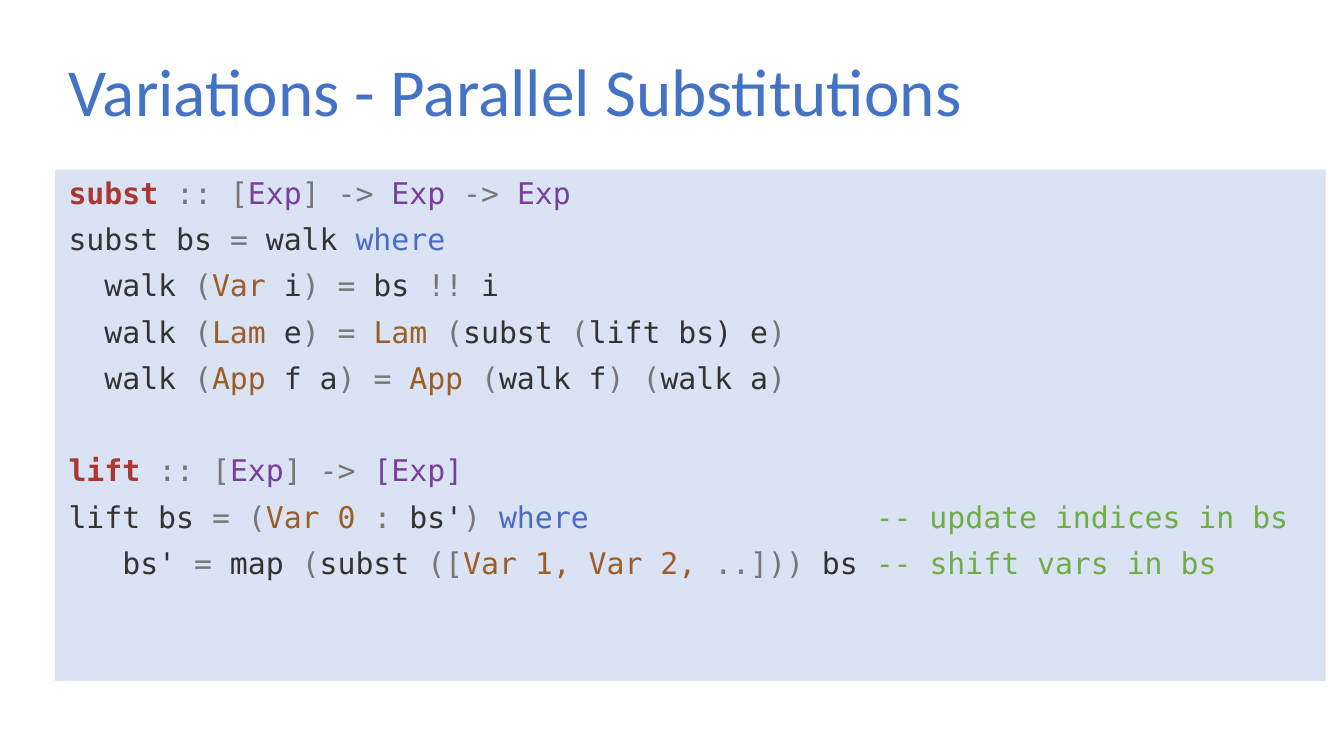
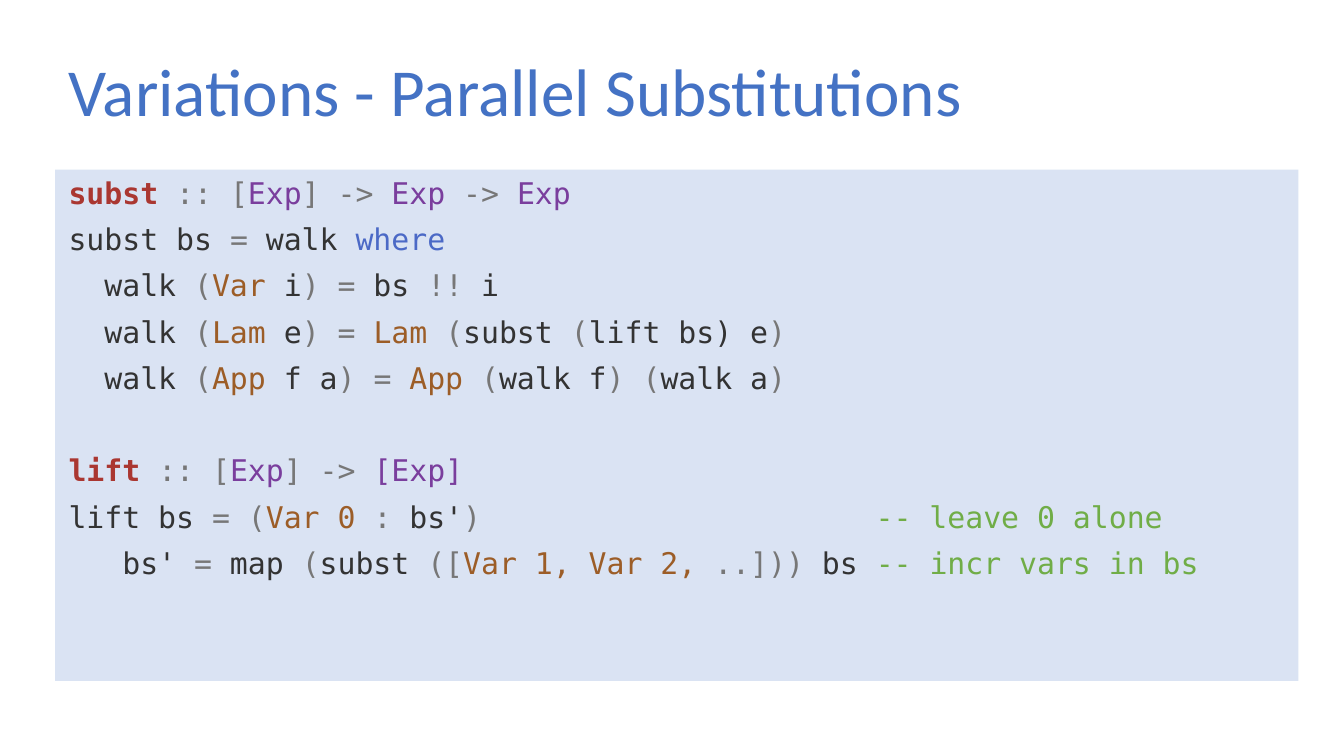
Before and after one commit to sweirich/lambda-n-ways, a slide deck: slide 16 of plclub-2021.pptx. Drawn at 1344x756 pixels with LibreOffice and Linux fonts; fonts in the diff are those of the drawing. Boxes give left, top, right and bottom in pixels: in the first picture for what was removed or moved away, otherwise in the second. Text is boxed around its words. In the diff, an @@ line names an element or a change of style, - is before the commit and + after.

```diff
--- a/plclub-2021.pptx
+++ b/plclub-2021.pptx
@@ rectangle: place and size @@
-rectangle at <box>55,169,1325,680</box>
+rectangle at <box>55,169,1298,680</box>
@@ text at <box>69,505,1199,580</box>: text changed @@
-lift bs = (Var 0 : bs') where -- update indices in bs
-bs' = map (subst ([Var 1, Var 2, ..])) bs -- shift vars in bs
+lift bs = (Var 0 : bs') -- leave 0 alone
+bs' = map (subst ([Var 1, Var 2, ..])) bs -- incr vars in bs
```
Also in this commit, not shown: 14 other slides changed, 1 slide added, 1 other file.
